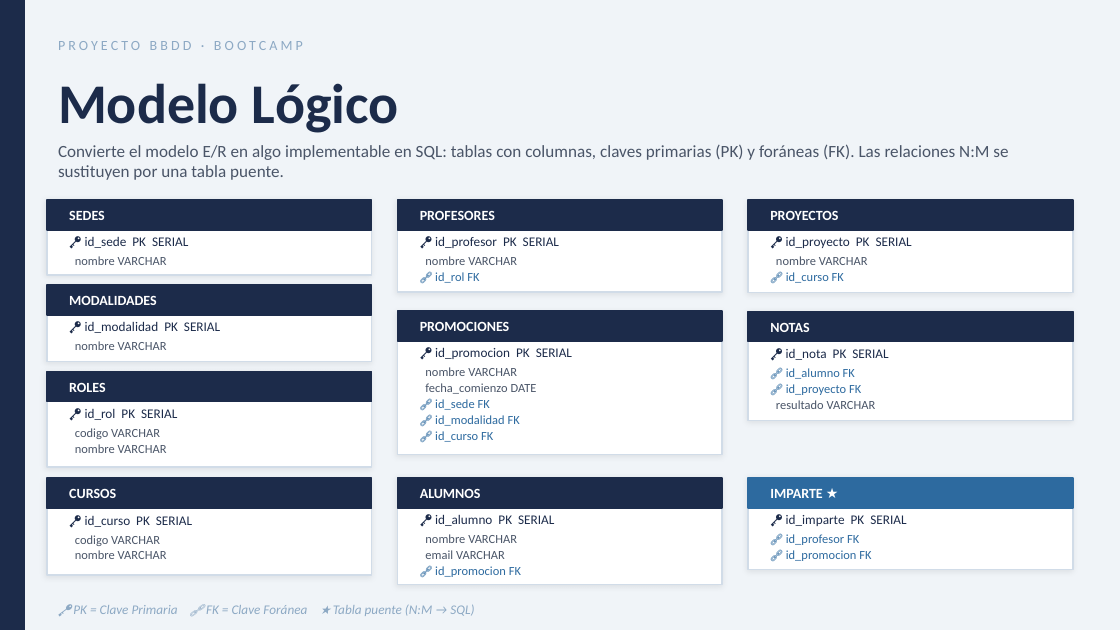
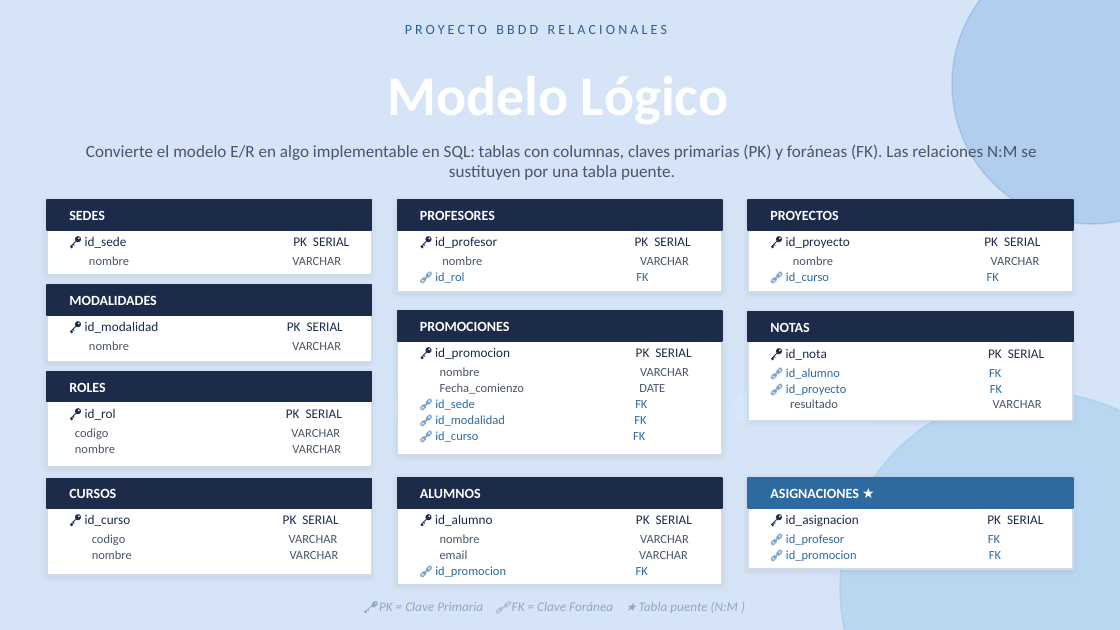
Before and after one commit to RobertoCantero82/base_datos_relacional_escuela, a slide deck: slide 3 of presentacion/proyecto_bbdd.pptx. Drawn at 1120x630 pixels with LibreOffice and Linux fonts; fonts in the diff are those of the drawing. Boxes give left, top, right and bottom in pixels: in the first picture for what was removed or moved away, otherwise in the second. Text is boxed around its words. In the diff, an @@ line names an element or a change of style, - is before the commit and + after.

```diff
--- a/presentacion/proyecto_bbdd.pptx
+++ b/presentacion/proyecto_bbdd.pptx
@@ background #F0F4F8 to #D6E4F7 @@
@@ rectangle removed at [0, 0, 25, 629] @@
@@ text at [405, 25, 667, 34]: text changed; text colour #8DA9C4 to #2A6099 @@
-PROYECTO BBDD · BOOTCAMP
+PROYECTO BBDD RELACIONALES
@@ ellipse added at [952, 0, 1120, 224], fill #4A90D9 at 25% opacity, outline #4A90D9 1 pt @@
@@ text removed at [58, 83, 399, 133] @@
-Modelo Lógico
@@ text "Convierte el modelo E/R en ..." at [86, 143, 1036, 180]: alignment left to centre @@
@@ text at [440, 383, 665, 394]: text changed @@
-fecha_comienzo DATE
+Fecha_comienzo DATE
@@ rounded rectangle added at [394, 392, 542, 423], fill #D6E9FA, outline #D6E9FA 1 pt @@
@@ rounded rectangle added at [735, 392, 883, 423], fill #D6E9FA, outline #D6E9FA 1 pt @@
@@ ellipse added at [840, 392, 1120, 630], fill #7BBCE8 at 30% opacity, outline #7BBCE8 1 pt @@
@@ text at [770, 489, 859, 498]: text changed @@
-IMPARTE ★
+ASIGNACIONES ★
@@ text at [786, 515, 1043, 527]: text changed @@
-🔑 id_imparte PK SERIAL
+🔑 id_asignacion PK SERIAL
@@ 31 texts: place and size @@
-31 texts at [75, 236, 912, 577]
+31 texts at [75, 236, 1044, 577]
@@ text at [379, 602, 738, 613]: text changed @@
-🔑 PK = Clave Primaria 🔗 FK = Clave Foránea ★ Tabla puente (N:M → SQL)
+🔑 PK = Clave Primaria 🔗 FK = Clave Foránea ★ Tabla puente (N:M )
```
Also in this commit, not shown: 3 other slides changed, 1 slide added, 1 slide removed, 3 other files.
